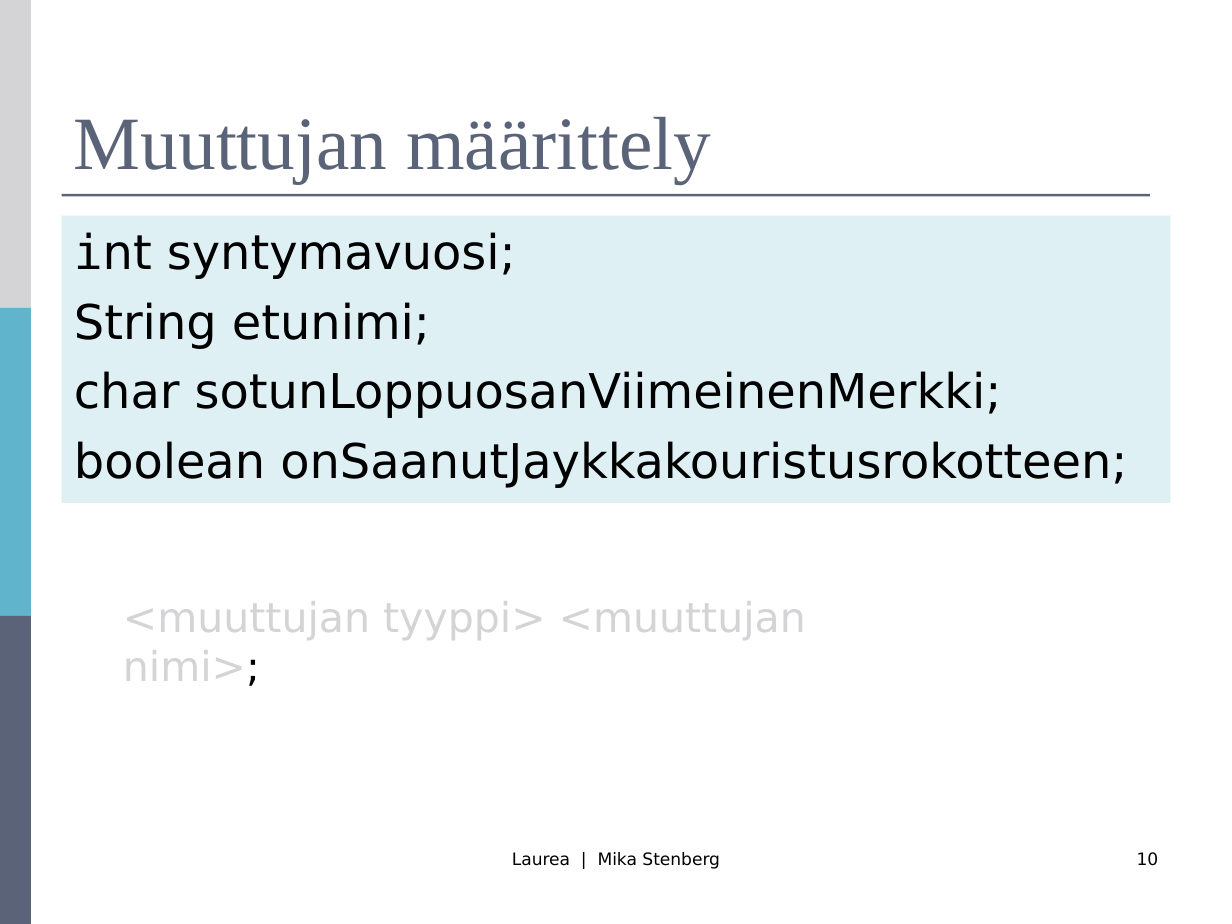
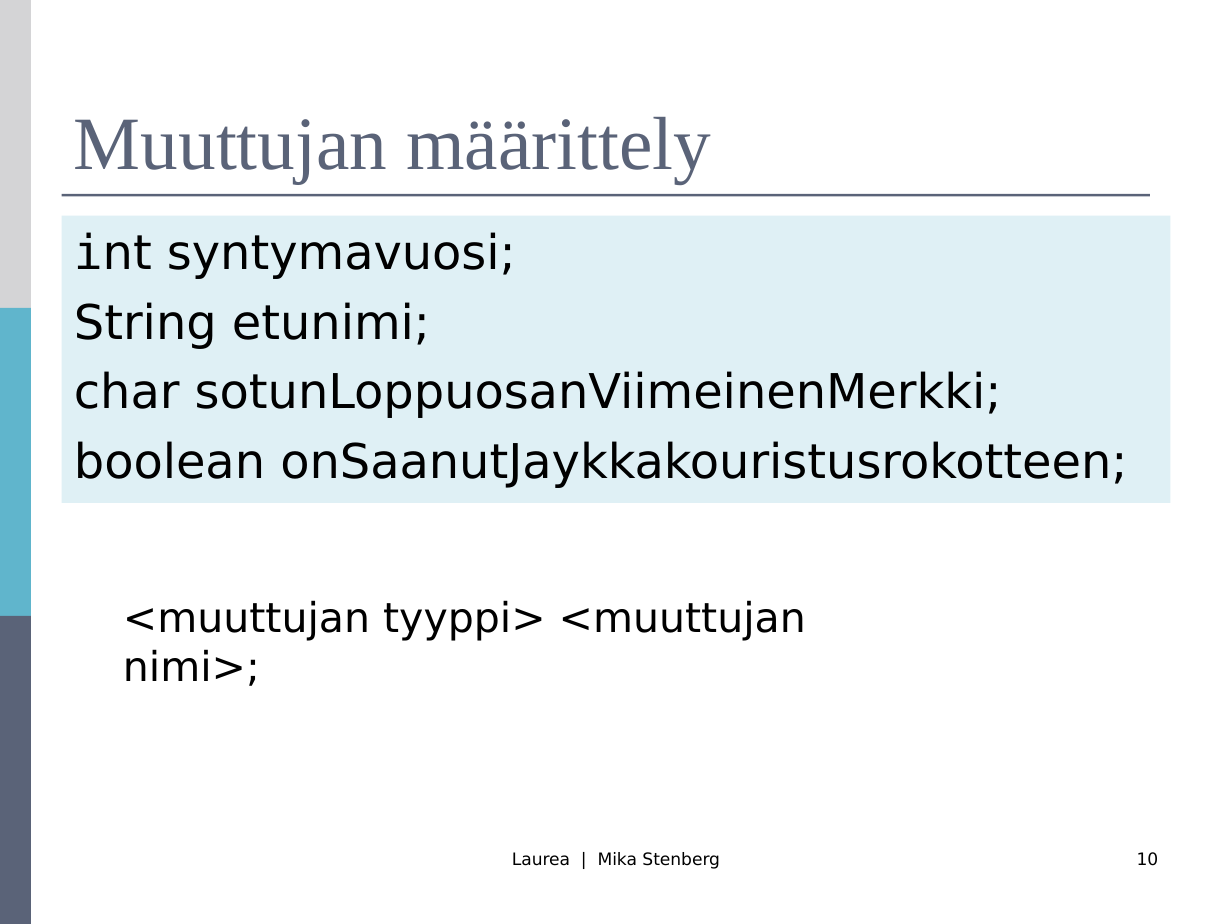
Before and after one commit to mjstenbe/OO_2017, a slide deck: slide 10 of Lecture materials (Antonius)/R0027-Luento-2-MuutujatLaus.ppt. Drawn at 1232x924 pixels with LibreOffice and Linux fonts; fonts in the diff are those of the drawing. Boxes give left, top, right and bottom in pixels: in the first picture for what was removed or moved away, otherwise in the second. Text is boxed around its words. In the diff, an @@ line names an element or a change of style, - is before the commit and + after.

```diff
--- a/Lecture materials (Antonius)/R0027-Luento-2-MuutujatLaus.ppt
+++ b/Lecture materials (Antonius)/R0027-Luento-2-MuutujatLaus.ppt
@@ text "<muuttujan tyyppi> <muuttujan nimi>;" at [123, 600, 806, 686]: text colour #D4D4D6 to #000000 @@
```
Also in this commit, not shown: 2 other slides changed, 1 slide added, 1 slide removed, 6 other files.
